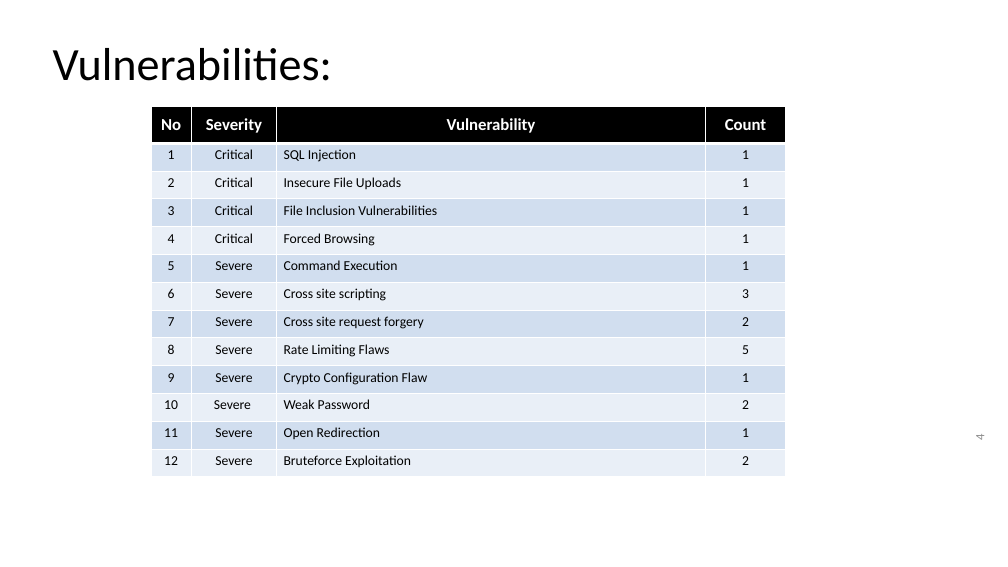
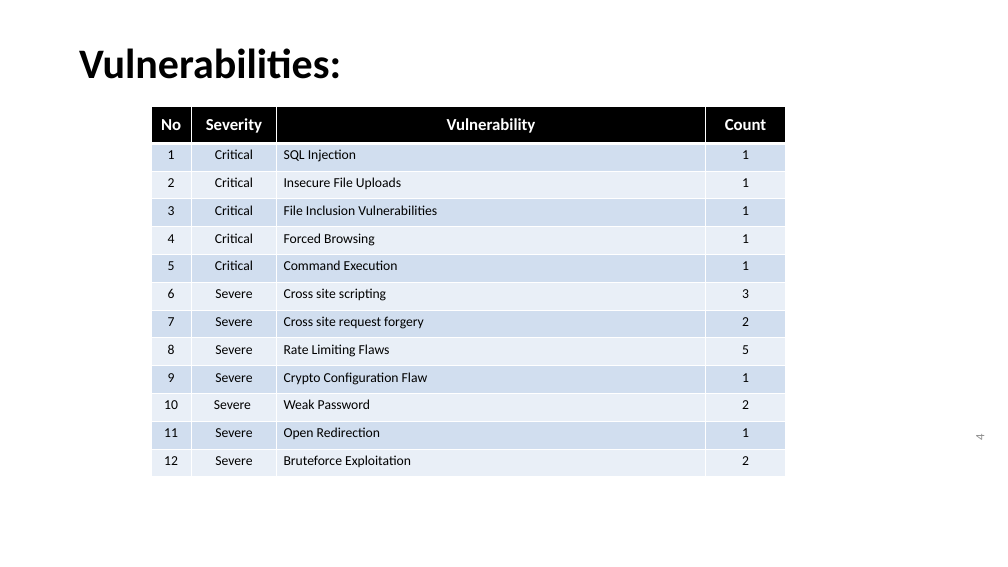
Before and after one commit to RocktimRajkumar/CEH-hack-a-thon, a slide deck: slide 4 of reports/Lifestyle Store/LifeStyle Store Application Reports.pptx. Drawn at 1008x567 pixels with LibreOffice and Linux fonts; fonts in the diff are those of the drawing. Boxes give left, top, right and bottom in pixels: in the first picture for what was removed or moved away, otherwise in the second. Text is boxed around its words. In the diff, an @@ line names an element or a change of style, - is before the commit and + after.

```diff
--- a/reports/Lifestyle Store/LifeStyle Store Application Reports.pptx
+++ b/reports/Lifestyle Store/LifeStyle Store Application Reports.pptx
@@ title "Vulnerabilities:": place and size @@
-title "Vulnerabilities:" at (53, 48, 333, 81)
+title "Vulnerabilities:" at (79, 48, 341, 79)
@@ title "Vulnerabilities:" at (79, 48, 341, 79): size 44 to 40 pt, bold on @@
@@ table at (151, 107, 786, 508) @@
-row 6, column 2: Severe
+row 6, column 2: Critical
```
Also in this commit, not shown: 23 other slides changed, 3 slides added, 3 slides removed, 1 other file.
